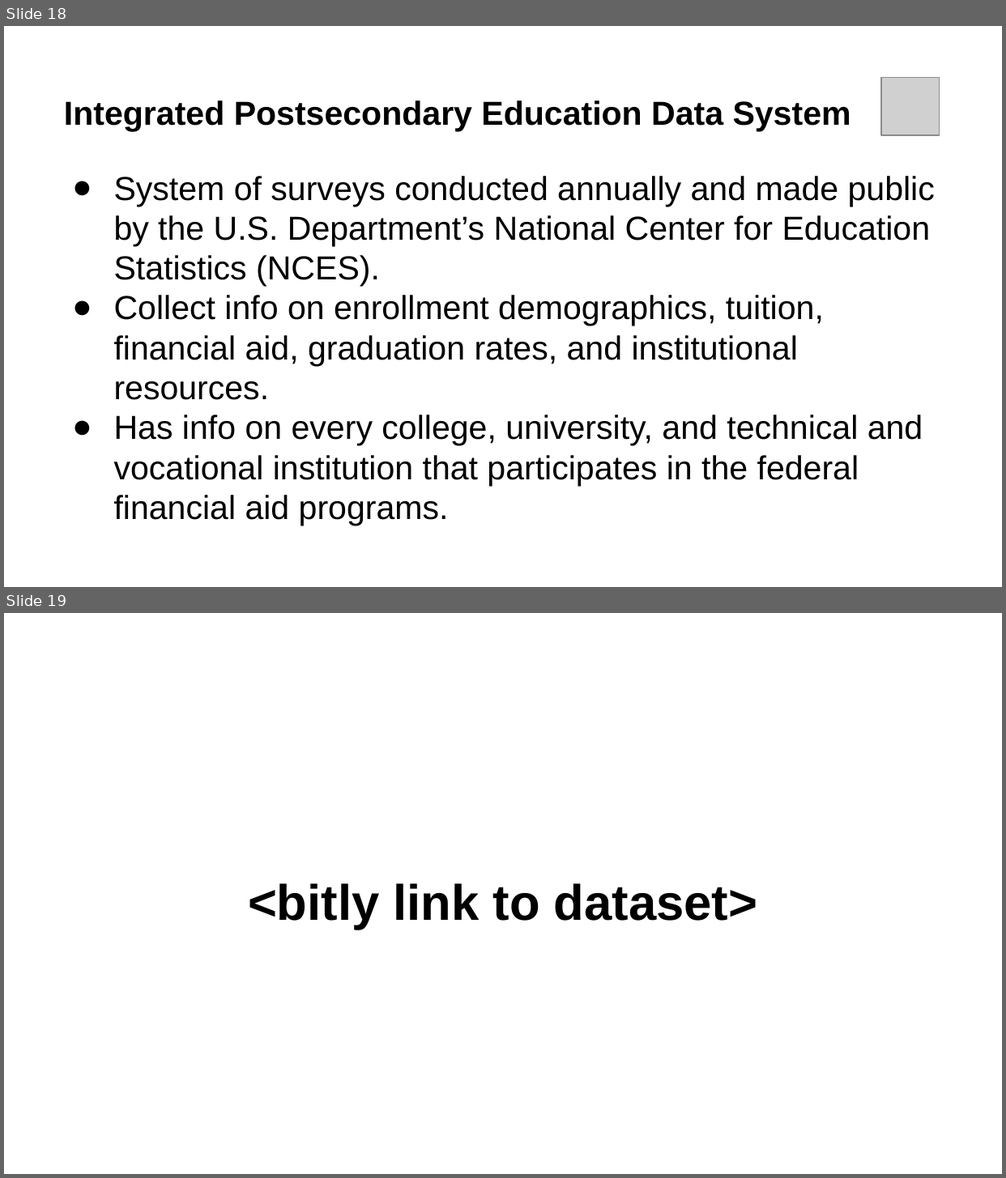
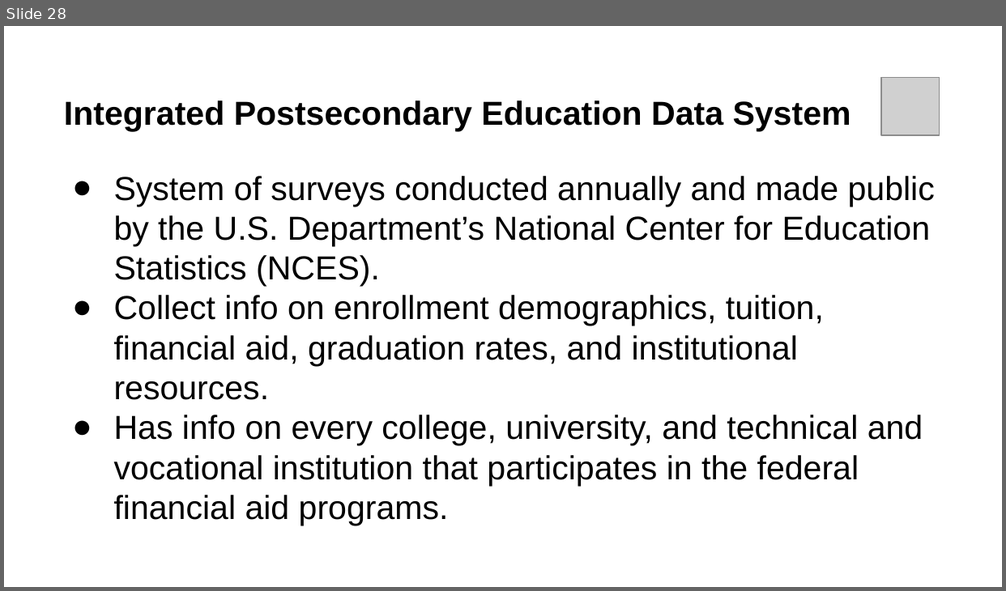
Before and after one commit to qwwqwwq/IPEDS, a slide deck: Data Analysis and Presentation.pptx. Shown one above the other, each under a label of ours: slides 18 and 19 before the commit, slide 28 after it. The pictures are 1006x1178 and 1006x591 pixels, drawn with LibreOffice and Linux fonts; fonts in the diff are those of the drawing; grey boxes stand for pictures. Boxes give left, top, right and bottom in pixels: in the first picture for what was removed or moved away, otherwise in the second. Text is boxed around its words. In the diff, an @@ line names an element or a change of style, - is before the commit and + after.

```diff
--- a/Data Analysis and Presentation.pptx
+++ b/Data Analysis and Presentation.pptx
@@ slide 19 removed at (4,613,1002,1174), background #FFFFFF @@
@@ title removed at (248,884,758,930) @@
-<bitly link to dataset>
@@ what was slide 18 is now slide 28 @@
```
Also in this commit, not shown: 5 slides changed, 11 slides added, 3 other files.
